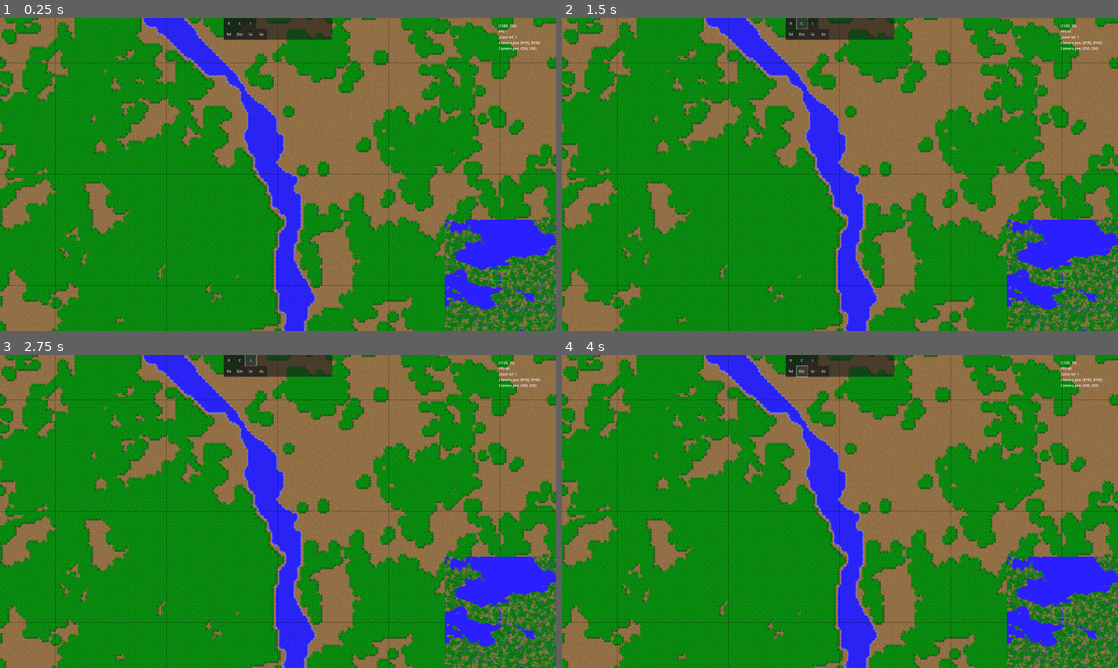
Above: before the commit, frames 1-4 (two rows, left to right).
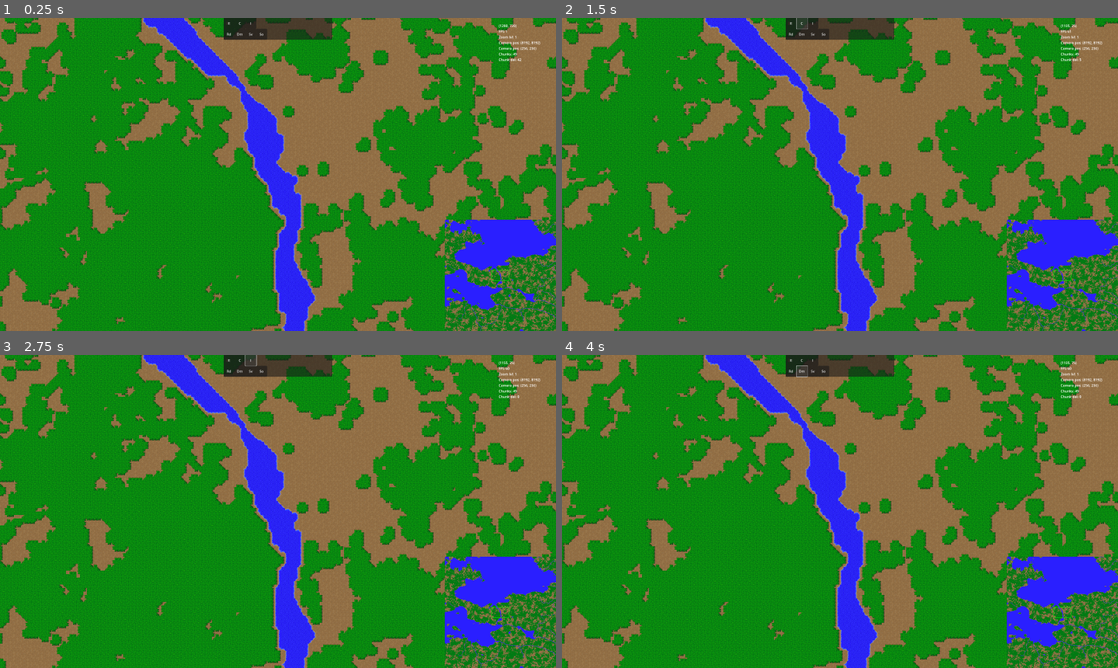
Above: after the commit, the same moments.

Repository: ahakkar/ACSIM
Game: Godot game, scene res://scenes/Main.tscn
Two runs of this game, one before a commit and one after it. Both use one fixed random seed, a clock stepped at 60 frames per second and the inputs below.
Inputs:
- Up to frame 1 (0.25 s): no input
- Up to frame 2 (1.5 s): click "R" at 0.5 s; click "C" at 1.25 s
- Up to frame 3 (2.75 s): click "I" at 2 s
- Up to frame 4 (4 s): click "Rd" at 2.75 s; click "Dm" at 3.5 s

The runs differ from the first frame. In frame 1, 1.2% of the frame differs, in the area x 0-100%, y 0-100%; in frame 2, 1.2%; in frame 3, 1.2%; in frame 4, 1.2%.

Commit message:
display minimap sprite as map background

Diff:
--- a/project.godot
+++ b/project.godot
@@ -84,4 +84,6 @@
 
 [rendering]
 
+textures/default_filters/texture_mipmap_bias=0.5
 environment/defaults/default_clear_color=Color(0, 0, 0, 1)
+textures/canvas_textures/default_texture_filter=2
--- a/scenes/Building.tscn
+++ b/scenes/Building.tscn
@@ -1,7 +1,7 @@
-[gd_scene load_steps=3 format=3 uid="uid://sqvd1ev6ubp"]
+[gd_scene load_steps=3 format=3]
 
 [ext_resource type="Texture2D" uid="uid://cxn2fno1j7vf5" path="res://icon.svg" id="1_pe5ue"]
-[ext_resource type="Script" path="res://scenes/Building.gd" id="1_uqlnt"]
+[ext_resource type="Script" path="res://scripts/Building.gd" id="1_uqlnt"]
 
 [node name="Building" type="Sprite2D"]
 texture = ExtResource("1_pe5ue")
--- a/scenes/Main.tscn
+++ b/scenes/Main.tscn
@@ -6,7 +6,8 @@
 [ext_resource type="PackedScene" uid="uid://2we3txfr812u" path="res://scenes/Camera_zoom_2d.tscn" id="4_rx82t"]
 [ext_resource type="Script" path="res://scripts/EntityPlacer.gd" id="5_8jju5"]
 [ext_resource type="Script" path="res://scripts/Minimap.gd" id="5_rg28x"]
-[ext_resource type="Script" path="res://scenes/CameraMarker.gd" id="7_0s6ed"]
+[ext_resource type="Script" path="res://scripts/CameraMarker.gd" id="7_6krn1"]
+[ext_resource type="Script" path="res://scripts/MapBackground.gd" id="8_ron2j"]
 
 [node name="Main" type="Node2D"]
 script = ExtResource("1_ysxum")
@@ -31,6 +32,11 @@
 limit_smoothed = true
 rotation_smoothing_enabled = true
 editor_draw_limits = true
+
+[node name="MapBackground" type="Sprite2D" parent="."]
+z_index = -1
+centered = false
+script = ExtResource("8_ron2j")
 
 [node name="UILayer" type="CanvasLayer" parent="."]
 
@@ -124,7 +130,7 @@
 z_index = 1
 position = Vector2(-32, 0)
 centered = false
-script = ExtResource("7_0s6ed")
+script = ExtResource("7_6krn1")
 
 [node name="MinimapSprite" type="Sprite2D" parent="UILayer/Control/Minimap"]
 texture_repeat = 1
@@ -135,6 +141,7 @@
 [connection signal="worldgen_ready" from="." to="CameraZoom2D" method="_on_main_worldgen_ready"]
 [connection signal="worldgen_ready" from="." to="UILayer/Control/Minimap" method="_on_main_worldgen_ready"]
 [connection signal="worldgen_ready" from="." to="UILayer/Control/Minimap/CameraMarker" method="_on_main_worldgen_ready"]
+[connection signal="chunk_stats" from="ChunkHandler" to="UILayer/Control" method="_on_chunk_handler_chunk_stats"]
 [connection signal="camera_rotation_changed" from="CameraZoom2D" to="UILayer/Control/Minimap/CameraMarker" method="_on_camera_zoom_2d_camera_rotation_changed"]
 [connection signal="camera_zoom_changed" from="CameraZoom2D" to="UILayer/Control/Minimap/CameraMarker" method="_on_camera_zoom_2d_camera_zoom_changed"]
 [connection signal="pressed" from="UILayer/Control/ConstructionPanel/button_residental" to="UILayer/Control" method="_on_button_residental_pressed"]
@@ -147,3 +154,4 @@
 [connection signal="mouse_entered" from="UILayer/Control/Minimap" to="UILayer/Control/Minimap" method="_on_mouse_entered"]
 [connection signal="mouse_exited" from="UILayer/Control/Minimap" to="UILayer/Control/Minimap" method="_on_mouse_exited"]
 [connection signal="set_camera_position" from="UILayer/Control/Minimap" to="CameraZoom2D" method="_on_set_camera_position"]
+[connection signal="set_map_background_texture" from="UILayer/Control/Minimap" to="MapBackground" method="_on_minimap_set_map_background_texture"]
--- a/scenes/ParcelNoiseTesting.tscn
+++ b/scenes/ParcelNoiseTesting.tscn
@@ -24,3 +24,6 @@
 rotation = 0.523598
 scale = Vector2(2.6875, 2.60938)
 texture = SubResource("NoiseTexture2D_kpv1q")
+
+[node name="TileMap" type="TileMap" parent="."]
+format = 2
--- a/scenes/CameraMarker.gd
+++ b/scripts/CameraMarker.gd
@@ -1,22 +1,22 @@
 extends Sprite2D
 
-var size_multiplier
-var w_s
-var previous_camera_zoom
+var size_multiplier:float
+var w_s:Vector2
 
-# draws a box represnting the camera view in minimap
+
+# Draws a box represnting the camera view in minimap
 func _draw():
 	draw_rect(Rect2(-w_s.x/2, -w_s.y/2, w_s.x, w_s.y), Color.GREEN, false, -3.0)
 
 
-# rotates the box if camera is rotated
+# Rotates the box if camera is rotated
 func _on_camera_zoom_2d_camera_rotation_changed(new_rotation):
 	self.rotation = new_rotation
 
 
-# redraws the box to a different size if amera is zoomed
+# Redraws the box to a different size if camera is zoomed
 func _on_camera_zoom_2d_camera_zoom_changed(new_zoom_factor):
-	w_s = (DisplayServer.window_get_size(0) / size_multiplier)
+	w_s    = DisplayServer.window_get_size(0) / size_multiplier
 	w_s.x /= new_zoom_factor
 	w_s.y /= new_zoom_factor
 	queue_redraw()
@@ -25,4 +25,4 @@
 # Sets the initial size of the camera box, after game is loaded
 func _on_main_worldgen_ready() -> void:
 	size_multiplier = Globals.map_size / 32
-	w_s = (DisplayServer.window_get_size(0) / size_multiplier)
+	w_s = DisplayServer.window_get_size(0) / size_multiplier
--- a/scripts/CameraZoom2D.gd
+++ b/scripts/CameraZoom2D.gd
@@ -5,12 +5,12 @@
 signal camera_rotation_changed(new_rotation)
 signal camera_zoom_changed(new_zoom_factor)
 
-var is_panning_camera = false
-var tween
+var is_panning_camera:bool = false
+var tween:Tween
 
 var chunk_in_px:Vector2i = Vector2i(Globals.CHUNK_SIZE.x*Globals.TILE_SIZE_X, Globals.CHUNK_SIZE.y*Globals.TILE_SIZE_Y)
-var game_res = DisplayServer.window_get_size(0)
-var x_min_limit = self.game_res.x/2 - chunk_in_px.x
+var game_res:Vector2i = DisplayServer.window_get_size(0)
+var x_min_limit:int = self.game_res.x/2 - chunk_in_px.x
 
 
 func _on_main_worldgen_ready() -> void:
--- a/scenes/Chunk.gd
+++ b/scripts/Chunk.gd
@@ -12,6 +12,9 @@
 	self.y = ypos
 	self.should_remove = sr
 
+	#self.texture_filter = CanvasItem.TEXTURE_FILTER_LINEAR_WITH_MIPMAPS_ANISOTROPIC
+	self.cell_quadrant_size = 32
+
 	self.name = "Chunk [%d,%d]" % [x, y]
 	self.set_tileset(Globals.TILESET_TERRAIN)
 	self.position = Vector2i(
@@ -24,17 +27,18 @@
 	generate_chunk()
 
 
-func _draw():
-	self.draw_rect(
-		Rect2(
-			Vector2(0,0),
-			Vector2(
-				Globals.CHUNK_SIZE.x*Globals.TILE_SIZE_X,
-				Globals.CHUNK_SIZE.y*Globals.TILE_SIZE_Y)
-			),
-		Color(0,0,0,0.5),
-		false
-		)
+# draws borders around the chunk
+#func _draw():
+#	self.draw_rect(
+#		Rect2(
+#			Vector2(0,0),
+#			Vector2(
+#				Globals.CHUNK_SIZE.x*Globals.TILE_SIZE_X,
+#				Globals.CHUNK_SIZE.y*Globals.TILE_SIZE_Y)
+#			),
+#		Color(0,0,0,0.5),
+#		false
+#		)
 
 
 func generate_chunk() -> void:
--- a/scripts/ChunkHandler.gd
+++ b/scripts/ChunkHandler.gd
@@ -9,7 +9,11 @@
 # This is done to speed up game loading and avoiding setting one large tilemap in one go
 # which is extremely slow in godot 4.0, 4096x4096 takes minutes to fill with set_cell() commands
 
+
+signal chunk_stats(chunks, removal_queue)
+
 var chunks:Dictionary = {}
+var chunks_to_remove:Array[Chunk] = []
 var window_width = DisplayServer.window_get_size(0).x
 var distance = abs((window_width/(Globals.CHUNK_SIZE.x*Globals.TILE_SIZE_X)) / 2 +1 )
 
@@ -20,7 +24,6 @@
 var thread:Thread
 var exit_thread = false
 
-var _timer:Timer
 
 func _exit_tree():
 	mutex.lock()
@@ -37,22 +40,12 @@
 
 func _on_main_worldgen_ready():
 	thread.start(start_chunkgen, Thread.PRIORITY_NORMAL)
-
-	# chunk cleanup timer
-	_timer = Timer.new()
-	add_child(_timer)
-	_timer.connect("timeout", _on_timer_timeout, 0)
-	_timer.set_wait_time(0.05)
-	_timer.set_one_shot(false)
-	_timer.start()
-
-
-func _on_timer_timeout():
 	clean_up_chunks()
 
 
 func _process(_delta):
 	update_chunks()
+	emit_signal("chunk_stats", self.chunks.size(), self.chunks_to_remove.size())
 
 
 func _ready():
@@ -83,13 +76,14 @@
 			load_chunk(vars[0].y, vars[0].x, vars[1])
 
 func clean_up_chunks():
-	mutex.lock()
-	for key in chunks:
-		var chunk = chunks[key]
-		if chunk.should_remove:
+	while true:
+		if chunks_to_remove.size() > 0:
+			mutex.lock()
+			var chunk = chunks_to_remove.pop_front()
+			mutex.unlock()
 			chunk.queue_free()
-			chunks.erase(key)
-	mutex.unlock()
+
+		await get_tree().create_timer(0.02).timeout
 
 func correction_factor(d) -> float:
 	if Globals.CAMERA_ZOOM_LEVEL < 0.6:
@@ -146,4 +140,5 @@
 					mutex.unlock()
 					semaphore.post()
 			elif chunks.has(key):
-				chunks[key].should_remove = true
+				chunks_to_remove.append(chunks.get(key))
+				chunks.erase(key)
--- a/scripts/Control.gd
+++ b/scripts/Control.gd
@@ -5,6 +5,9 @@
 signal button_pressed(button_name)
 @onready var debug_info = get_node("DebugContainer/" + Globals.DEBUGINFO_NODE)
 @onready var minimap:Minimap
+
+var amount_of_chunks:int = 0
+var size_of_chunk_removal_queue:int = 0
 
 # name, position
 var buttons = {
@@ -30,7 +33,9 @@
 		"FPS " + str(Engine.get_frames_per_second()) + "\n" +
 		"Zoom lvl: " + str(Globals.CAMERA_ZOOM_LEVEL) + "\n" +
 		"Camera pos: " + str(Globals.CAMERA_POSITION) + "\n" +
-		"Camera pos: " + str(Globals.camera_marker.position)
+		"Camera pos: " + str(Globals.camera_marker.position) + "\n" +
+		"Chunks: " + str(self.amount_of_chunks) + "\n" +
+		"Chunk del: " + str(self.size_of_chunk_removal_queue),
 	)
 
 # defines construction toolbar buttons
@@ -70,3 +75,8 @@
 
 func _on_button_social_pressed():
 	emit_signal("button_pressed", Globals.TYPE_SOCIAL)
+
+
+func _on_chunk_handler_chunk_stats(chunks, removal_queue):
+	self.amount_of_chunks = chunks
+	self.size_of_chunk_removal_queue = removal_queue
--- a/scripts/Globals.gd
+++ b/scripts/Globals.gd
@@ -45,7 +45,7 @@
 var map_size:int = 0
 
 # store terrain type (water, land, forest etc. for every map cell)
-var map_terrain_data:Array[Array] = [[]]
+var map_terrain_data:Array[PackedInt32Array] = [[]]
 
 # preprocess and store exact tile for every map cell to speed up setting tiles
 var map_tile_data:Array[Array] = [[]]
@@ -55,7 +55,7 @@
 # CAMERA SETTINGS				  #
 ###################################
 
-var camera_marker
+var camera_marker:Sprite2D
 
 # GAME WINDOW DEFAULT SIZE
 const DEFAULT_X_RES:int = 1920
@@ -66,7 +66,7 @@
 var CAMERA_POSITION:Vector2i
 
 # camera movement settings
-const CAMERA_MIN_ZOOM_LEVEL: float = 0.5
+const CAMERA_MIN_ZOOM_LEVEL: float = 0.1
 const CAMERA_MAX_ZOOM_LEVEL: float = 2.0
 const CAMERA_ZOOM_FACTOR: float = 0.1
 const CAMERA_ZOOM_DURATION: float = 0.1
--- a/scripts/Main.gd
+++ b/scripts/Main.gd
@@ -33,7 +33,7 @@
 #		#Vector2i(Globals.DEFAULT_X_RES, Globals.DEFAULT_Y_RES)
 #		Vector2i(3800,2000)
 #	)
-		Globals.CAMERA_POSITION = Vector2(16*256/2, 16*256/2)
+	Globals.CAMERA_POSITION = Vector2(16*256/2, 16*256/2)
 
 
 # Called when the node enters the scene tree for the first time.
--- /dev/null
+++ b/scripts/MapBackground.gd
@@ -0,0 +1,6 @@
+extends Sprite2D
+
+# sets the minimap texture as map background to avoid jarring transitions
+func _on_minimap_set_map_background_texture(sprite):
+	self.texture = sprite
+	self.scale = Vector2(16, 16)
--- a/scripts/Minimap.gd
+++ b/scripts/Minimap.gd
@@ -2,12 +2,13 @@
 extends Control
 
 signal set_camera_position(pos:Vector2)
+signal set_map_background_texture(texture)
 
 @onready var minimap_texture:ImageTexture = null
 @onready var sprite:Sprite2D
 @onready var is_mouse_inside_minimap:bool = false
-@onready var position_multiplier
-@onready var area_size
+@onready var position_multiplier:float
+@onready var area_size:Vector2
 
 
 # Called when the node enters the scene tree for the first time.
@@ -22,7 +23,7 @@
 
 func _process(_delta):
 	if !is_mouse_inside_minimap:
-		Globals.camera_marker.position = Vector2i(
+		Globals.camera_marker.position = Vector2(
 			Globals.CAMERA_POSITION.x / position_multiplier,
 			Globals.CAMERA_POSITION.y / position_multiplier,
 			)
@@ -93,6 +94,8 @@
 
 	sprite.scale = Vector2(sx, sy)
 
+	emit_signal("set_map_background_texture", sprite.texture)
+
 
 func setup_camera_marker() -> void:
 	Globals.camera_marker = self.find_child("CameraMarker")
Not shown, added: doc/array speed comparison.txt
Not shown: 1 places in scenes/Main.tscn that only renumber resources
Renamed: scenes/Building.gd -> scripts/Building.gd
